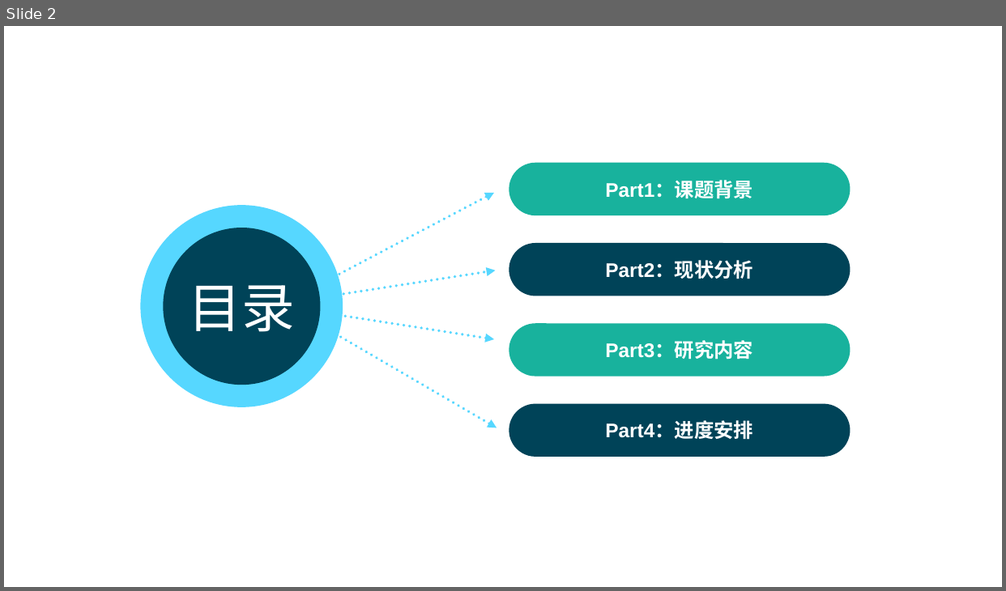
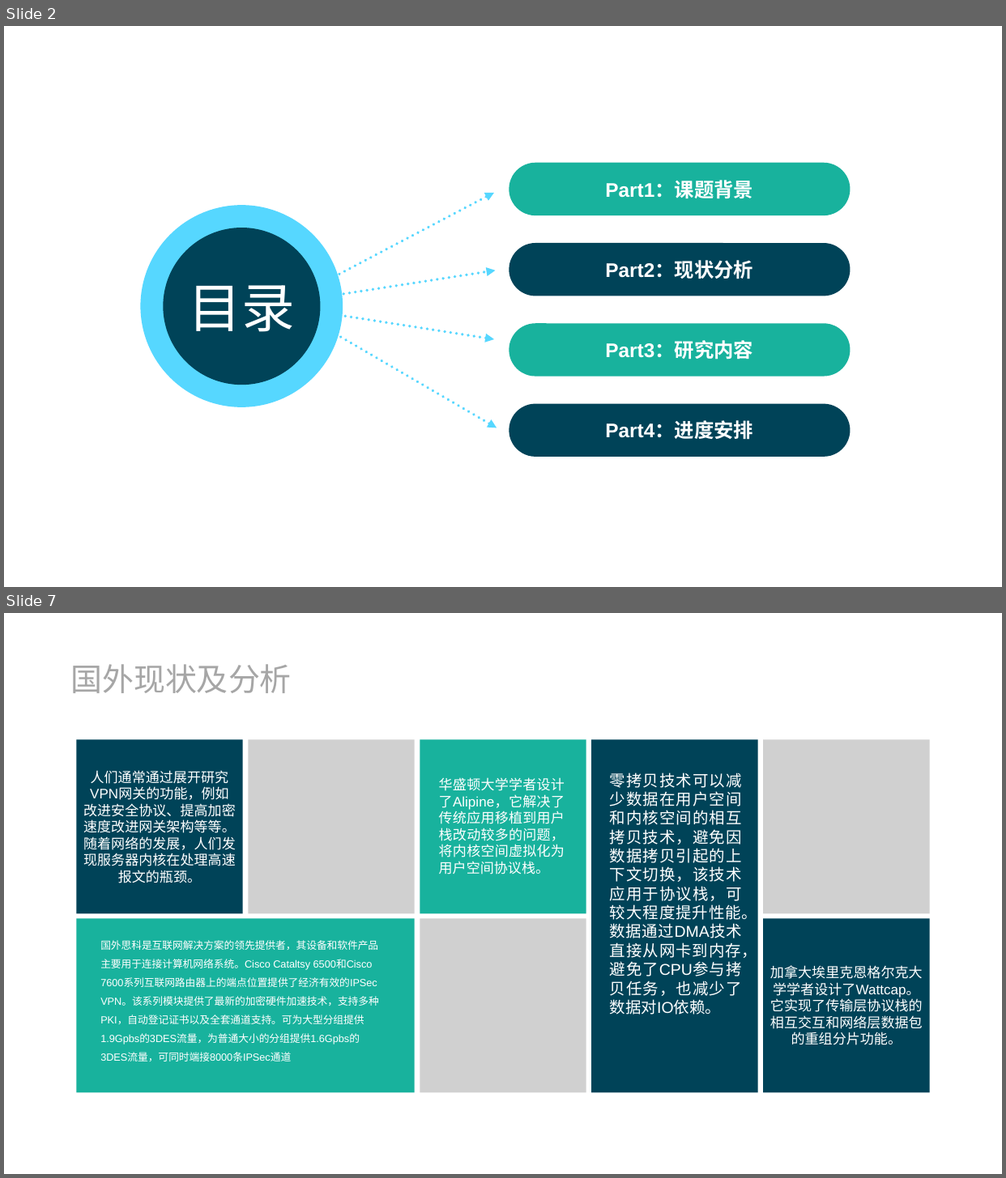
Before and after one commit to yybysj/bysj, a slide deck: Requirement/毕业设计相关规定及规范/毕设开题答辩PPT.pptx. Shown one above the other, each under a label of ours: slide 2 before the commit, slides 2 and 7 after it; the slides between them are not shown. The pictures are 1006x591 and 1006x1178 pixels, drawn with LibreOffice and Linux fonts; fonts in the diff are those of the drawing; grey boxes stand for pictures. Boxes give left, top, right and bottom in pixels: in the first picture for what was removed or moved away, otherwise in the second. Text is boxed around its words. In the diff, an @@ line names an element or a change of style, - is before the commit and + after.

```diff
--- a/Requirement/毕业设计相关规定及规范/毕设开题答辩PPT.pptx
+++ b/Requirement/毕业设计相关规定及规范/毕设开题答辩PPT.pptx
@@ slide 7 added at bbox=[4, 613, 1002, 1174], background #FFFFFF @@
@@ text added at bbox=[70, 664, 292, 693], 32 pt, text #A6A6A6 @@
+国外现状及分析
@@ rectangle added at bbox=[76, 740, 243, 914], fill #004358, 14 pt, text #FFFFFF @@
+人们通常通过展开研究VPN网关的功能，例如改进安全协议、提高加密速度改进网关架构等等。随着网络的发展，人们发现服务器内核在处理高速报文的瓶颈。
@@ picture added at bbox=[248, 740, 415, 914] @@
@@ rectangle added at bbox=[420, 740, 586, 914], fill #18B29D @@
@@ rectangle added at bbox=[592, 740, 758, 1093], fill #004358 @@
@@ picture added at bbox=[764, 740, 930, 914] @@
@@ text added at bbox=[439, 777, 565, 875], 14 pt, text #FFFFFF @@
+华盛顿大学学者设计了Alipine，它解决了传统应用移植到用户栈改动较多的问题，将内核空间虚拟化为用户空间协议栈。
@@ text added at bbox=[610, 773, 757, 1015], 16 pt, text #FFFFFF @@
+零拷贝技术可以减少数据在用户空间和内核空间的相互拷贝技术，避免因数据拷贝引起的上下文切换，该技术应用于协议栈，可较大程度提升性能。数据通过DMA技术直接从网卡到内存，避免了CPU参与拷贝任务，也减少了数据对IO依赖。
@@ rectangle added at bbox=[76, 919, 414, 1093], fill #18B29D @@
@@ picture added at bbox=[420, 919, 586, 1093] @@
@@ rectangle added at bbox=[764, 919, 930, 1093], fill #004358, 14 pt, text #FFFFFF @@
+加拿大埃里克恩格尔克大学学者设计了Wattcap。它实现了传输层协议栈的相互交互和网络层数据包的重组分片功能。
@@ text added at bbox=[100, 940, 379, 1062], 10.5 pt, text #FFFFFF @@
+国外思科是互联网解决方案的领先提供者，其设备和软件产品主要用于连接计算机网络系统。Cisco Cataltsy 6500和Cisco 7600系列互联网路由器上的端点位置提供了经济有效的IPSec VPN。该系列模块提供了最新的加密硬件加速技术，支持多种PKI，自动登记证书以及全套通道支持。可为大型分组提供1.9Gpbs的3DES流量，为普通大小的分组提供1.6Gpbs的3DES流量，可同时端接8000条IPSec通道
```
Also in this commit, not shown: 2 slides changed, 12 other slides added, 12 slides removed, 2 other files.
